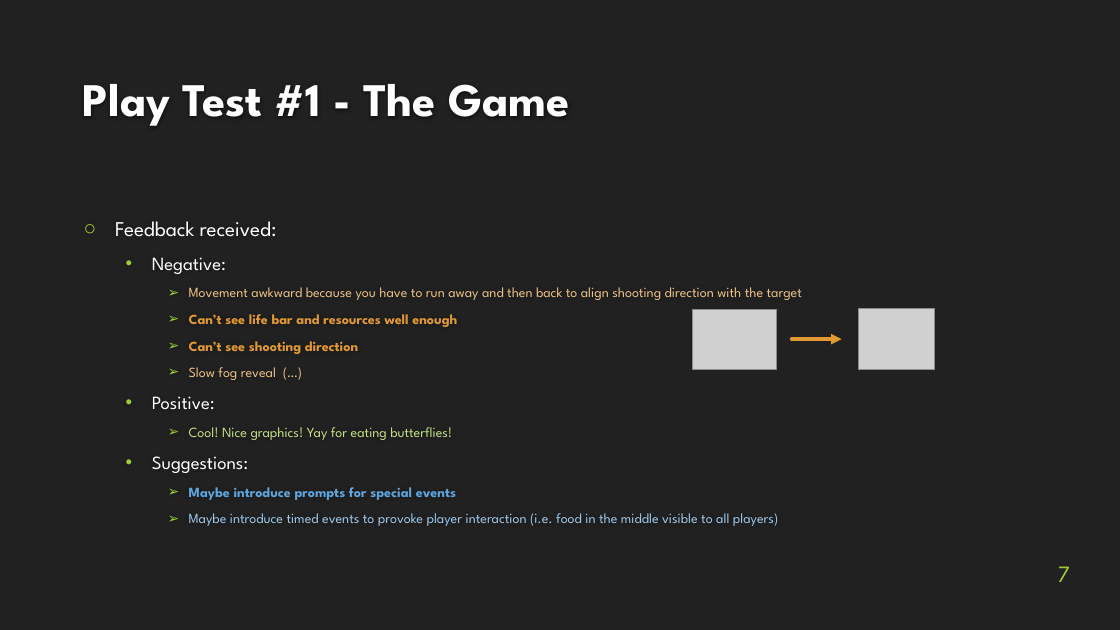
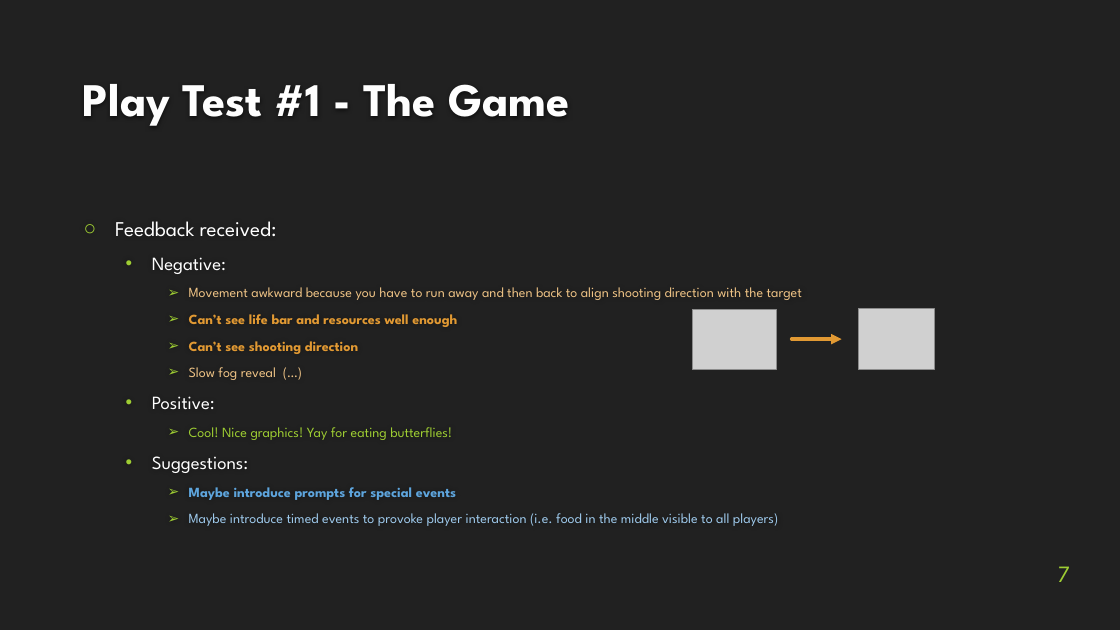
Before and after one commit to rdgain/Hunger-Games-VGDL, a slide deck: slide 7 of docs/final presentation.pptx. Drawn at 1120x630 pixels with LibreOffice and Linux fonts; fonts in the diff are those of the drawing; grey boxes stand for pictures; background and template pictures are left out. Boxes give left, top, right and bottom in pixels: in the first picture for what was removed or moved away, otherwise in the second. Text is boxed around its words. In the diff, an @@ line names an element or a change of style, - is before the commit and + after.

Commit message:
Play test #2 feedback

```diff
--- a/docs/final presentation.pptx
+++ b/docs/final presentation.pptx
@@ text at [189,427,452,440]: text colour #C5E185 to #9ECD33 in "Cool! Nice graphics! Yay for eating butterflies!" @@
```
Also in this commit, not shown: 1 other slide changed.
